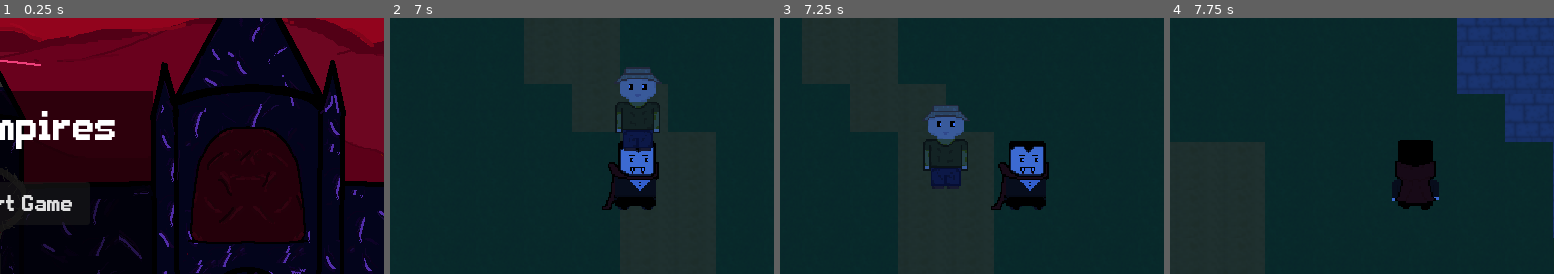
Above: before the commit, frames 1-4 (left to right).
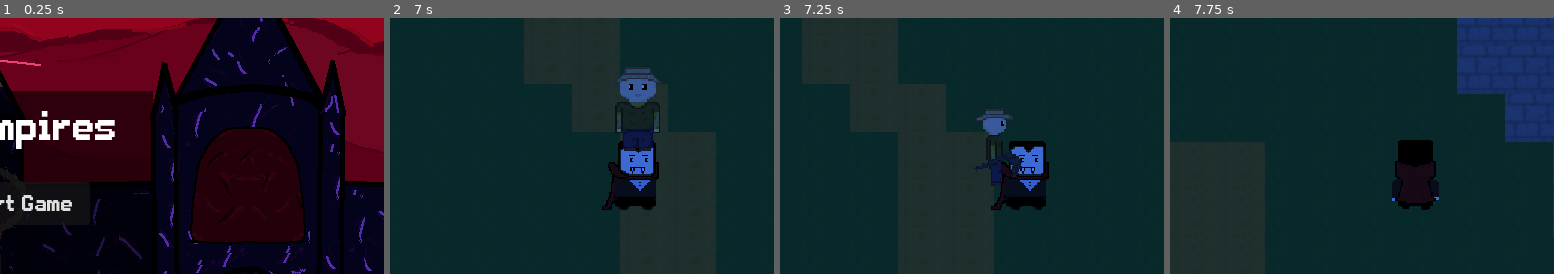
Above: after the commit, the same moments.

Repository: The-Sleety/jam
Game: Godot game, scene res://Scenes/Main Menu.tscn
Same seed, same stepped clock (60 frames per second), same inputs: the game is played once before the commit and once after it.
Inputs:
- Up to frame 1 (0.25 s): no input
- Up to frame 2 (7 s): click "Start Game" at 0.5 s; tap Enter at 1.25 s; hold D (go_right) 1.28-2.03 s; tap Space (hit) every 1.5 s from 1.35 to 5.85 s; hold S (go_down) 2.03-2.78 s; tap E (transform) every 1.5 s from 2.1 to 6.6 s; hold D (go_right) 2.78-3.53 s; hold W (go_up) 3.53-4.28 s; hold A (go_left) 4.28-5.78 s; hold S (go_down) 5.78-6.53 s; hold D (go_right) from 6.53 s (still down)
- Up to frame 3 (7.25 s): keep holding D (go_right)
- Up to frame 4 (7.75 s): release D (go_right) at 7.28 s; hold W (go_up) from 7.28 s (still down); tap Space (hit) at 7.35 s
The pictures show only the part of the screen within x 18-68%, y 19-69%; the shares and areas given below are measured in that part.

Frames 1-2 are identical in both runs. In frame 3, 3.2% of the frame differs, in the area x 37-64%, y 33-67%; in frame 4, nothing differs.

Commit message:
villager attack

Diff:
--- a/new-game-project/Scenes/Entities/Villager.tscn
+++ b/new-game-project/Scenes/Entities/Villager.tscn
@@ -1,7 +1,8 @@
-[gd_scene load_steps=17 format=3 uid="uid://ctomunlfo5xq2"]
+[gd_scene load_steps=21 format=3 uid="uid://ctomunlfo5xq2"]
 
 [ext_resource type="Script" uid="uid://bu5m7p4kmugxl" path="res://Scripts/Entities/villager.gd" id="1_qg623"]
 [ext_resource type="Texture2D" uid="uid://dlee10ejcs8f6" path="res://Assets/Sprite-villager-idle.png" id="2_g1yiw"]
+[ext_resource type="Texture2D" uid="uid://cxnnrqxfpy0iu" path="res://Assets/köylü öldürme.png" id="3_4gvho"]
 [ext_resource type="Texture2D" uid="uid://brgwq5eqj1r0v" path="res://Assets/Sprite-villager-yuruyus-saga.png" id="3_qq6i3"]
 
 [sub_resource type="AtlasTexture" id="AtlasTexture_qq6i3"]
@@ -19,6 +20,18 @@
 [sub_resource type="AtlasTexture" id="AtlasTexture_f7yqm"]
 atlas = ExtResource("2_g1yiw")
 region = Rect2(192, 0, 64, 64)
+
+[sub_resource type="AtlasTexture" id="AtlasTexture_ah03g"]
+atlas = ExtResource("3_4gvho")
+region = Rect2(0, 0, 110, 64)
+
+[sub_resource type="AtlasTexture" id="AtlasTexture_81rnw"]
+atlas = ExtResource("3_4gvho")
+region = Rect2(110, 0, 110, 64)
+
+[sub_resource type="AtlasTexture" id="AtlasTexture_tiu1n"]
+atlas = ExtResource("3_4gvho")
+region = Rect2(220, 0, 110, 64)
 
 [sub_resource type="AtlasTexture" id="AtlasTexture_v5rta"]
 atlas = ExtResource("3_qq6i3")
@@ -69,6 +82,26 @@
 }, {
 "frames": [{
 "duration": 1.0,
+"texture": SubResource("AtlasTexture_ah03g")
+}, {
+"duration": 1.0,
+"texture": SubResource("AtlasTexture_81rnw")
+}, {
+"duration": 1.0,
+"texture": SubResource("AtlasTexture_tiu1n")
+}, {
+"duration": 1.0,
+"texture": SubResource("AtlasTexture_81rnw")
+}, {
+"duration": 1.0,
+"texture": SubResource("AtlasTexture_ah03g")
+}],
+"loop": true,
+"name": &"killing",
+"speed": 5.0
+}, {
+"frames": [{
+"duration": 1.0,
 "texture": SubResource("AtlasTexture_v5rta")
 }, {
 "duration": 1.0,
@@ -103,9 +136,9 @@
 [node name="AnimatedSprite2D" type="AnimatedSprite2D" parent="."]
 texture_filter = 1
 sprite_frames = SubResource("SpriteFrames_qg623")
-animation = &"left"
+animation = &"killing"
 frame = 2
-frame_progress = 0.46439442
+frame_progress = 0.36075968
 
 [node name="CollisionShape2D" type="CollisionShape2D" parent="."]
 position = Vector2(0, 0.5)
--- a/new-game-project/Scripts/Entities/villager.gd
+++ b/new-game-project/Scripts/Entities/villager.gd
@@ -50,6 +50,7 @@
 	#var velocity = direction * Speed
 	if distance_to_player <= 16:
 		if canHit:
+			$AnimatedSprite2D.play("killing")
 			var damage = randi_range(10,20)
 			$"../Player".getHurt(damage)
 			canHit = false
--- a/new-game-project/Scripts/Maps/area_2d.gd
+++ b/new-game-project/Scripts/Maps/area_2d.gd
@@ -2,7 +2,7 @@
 var playerInside = true
 var canDamage = true
 
-func _process(_delta: float) -> void:
+func _process(_delta: 	float) -> void:
 	if !playerInside:
 		if canDamage:
 			if get_tree().get_first_node_in_group("Player").isVampire:
Binary file added: new-game-project/Assets/köylü öldürme.png
Not shown, added: new-game-project/Assets/köylü öldürme.png.import
